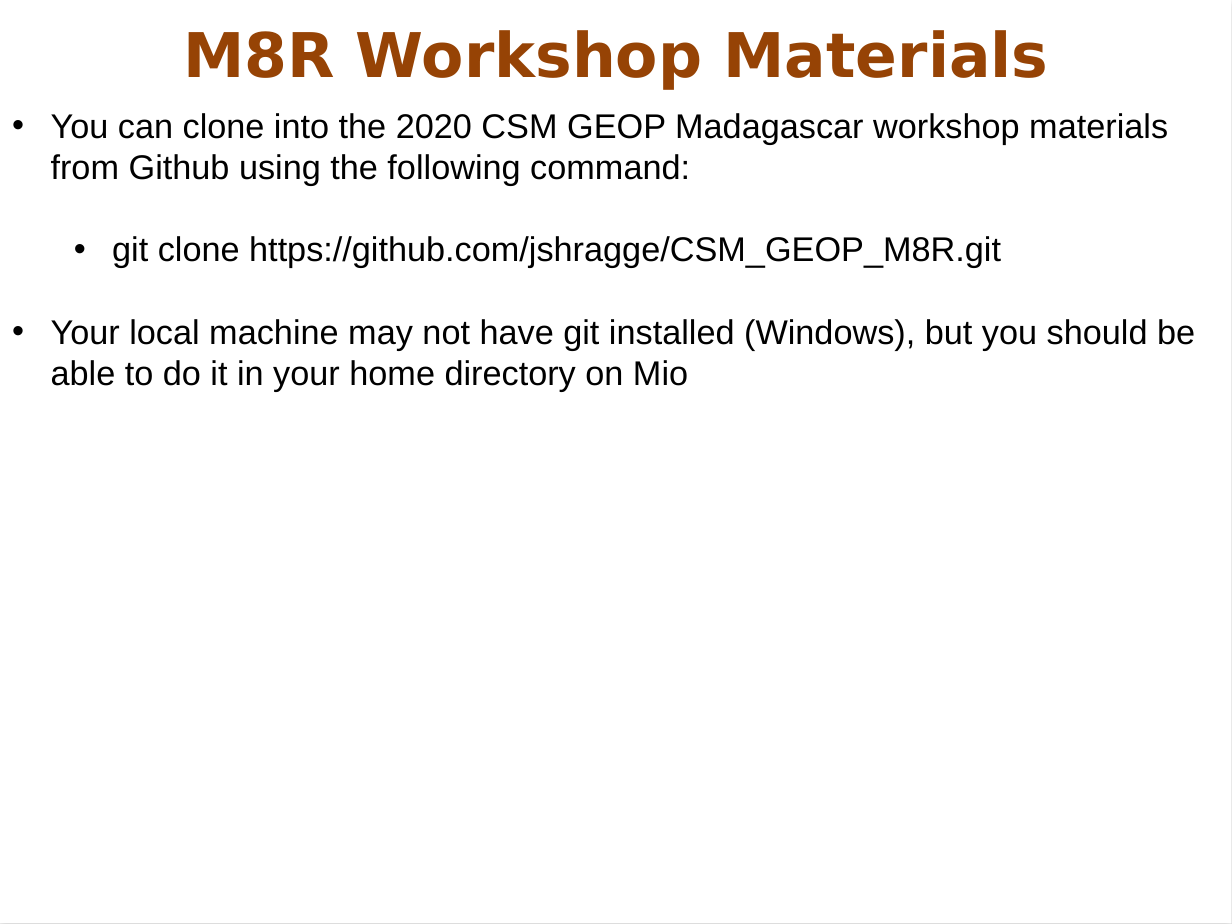
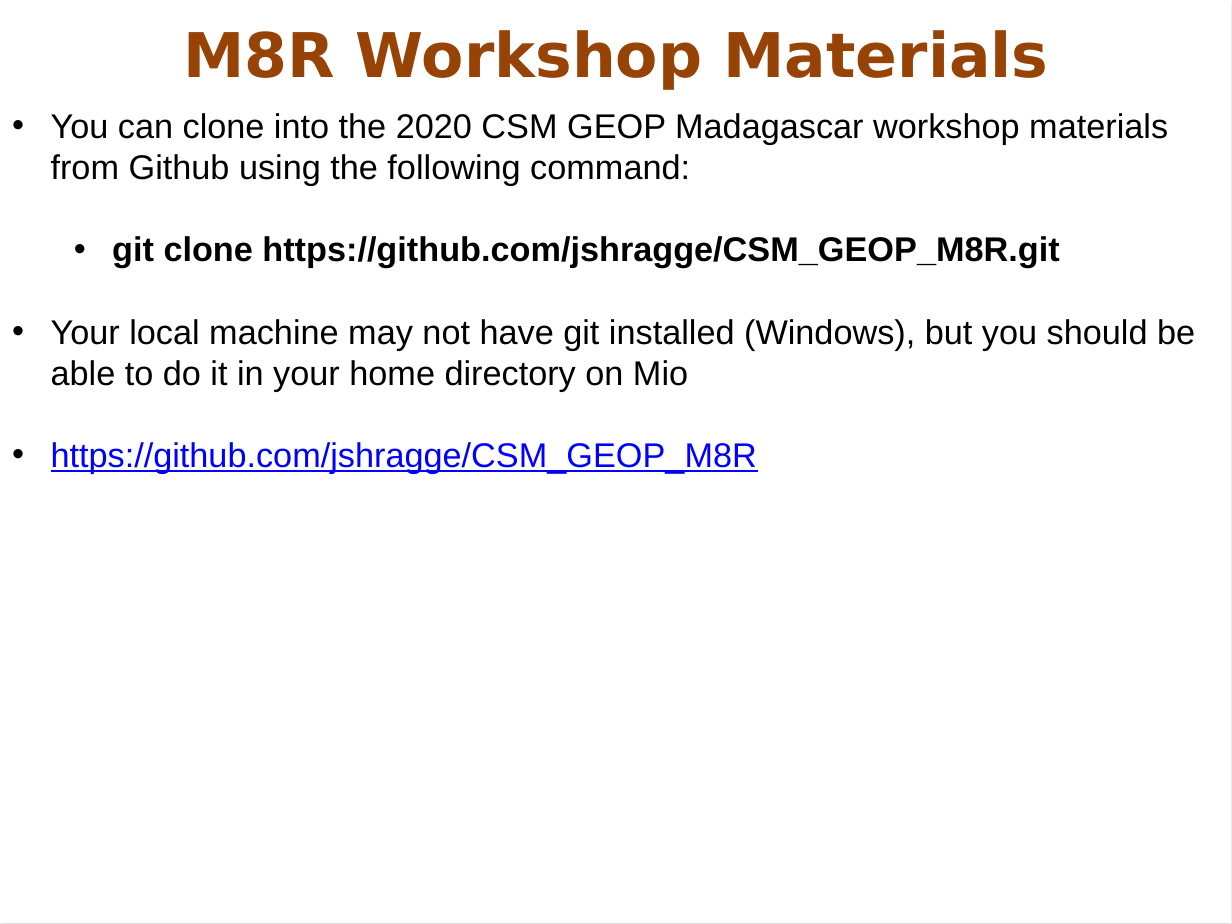
Before and after one commit to jshragge/CSM_GEOP_M8R, a slide deck: slide 7 of 00_Setup/00_Madagascar-STARTUP-2020.pptx. Drawn at 1232x924 pixels with LibreOffice and Linux fonts; fonts in the diff are those of the drawing; background and template pictures are left out. Boxes give left, top, right and bottom in pixels: in the first picture for what was removed or moved away, otherwise in the second. Text is boxed around its words. In the diff, an @@ line names an element or a change of style, - is before the commit and + after.

```diff
--- a/00_Setup/00_Madagascar-STARTUP-2020.pptx
+++ b/00_Setup/00_Madagascar-STARTUP-2020.pptx
@@ text at bbox=[112, 236, 1059, 268]: bold on in "git clone https://github.com/jshragge/CSM_GEOP_M8R.git" @@
@@ text at bbox=[51, 442, 757, 473]: paragraph added @@
+• https://github.com/jshragge/CSM_GEOP_M8R
```
Also in this commit, not shown: 1 other file.
